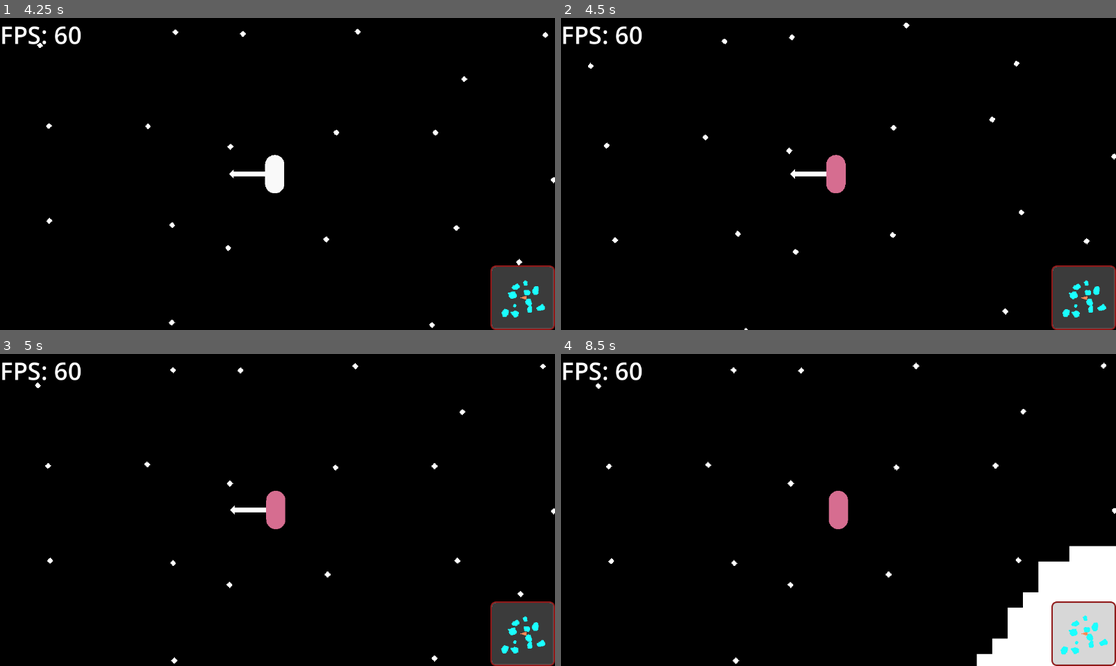
Above: before the commit, frames 1-4 (two rows, left to right).
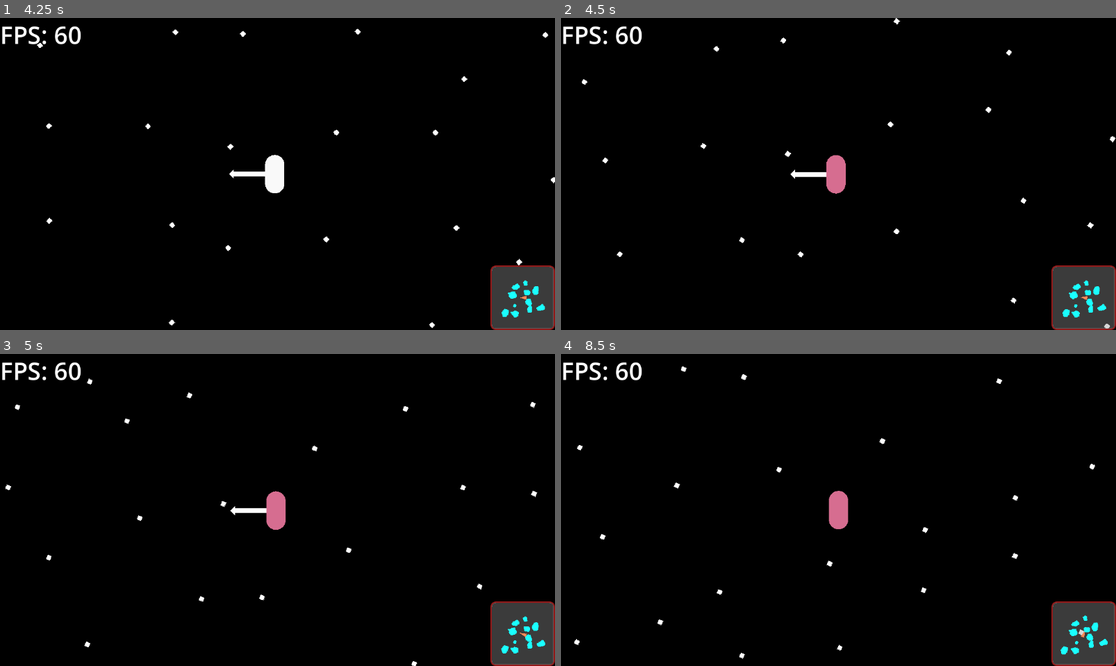
Above: after the commit, the same moments.

Repository: coolspacegame/game
Game: Godot game, scene res://node_2d.tscn
The game is run twice, just before and just after one commit, with the same random seed, the same clock (stepped at 60 frames per second) and the same inputs.
Inputs (mouse positions are in pixels of both pictures, inside the frame that each line leads up to):
- Up to frame 1 (4.25 s): tap Enter at 0.5 s; move the mouse to (399, 158) at 0.52 s; hold D (skelly_input_action_right) 0.53-1.28 s; click (399, 158) at 0.6 s; tap Space (skelly_input_action_jump) at 0.77, 1.52, 3.02, 3.77 s; move the mouse to (166, 189) at 1.27 s; hold S (skelly_input_action_backward) 1.28-2.03 s; right-click (166, 189) at 1.35 s; move the mouse to (333, 105) at 2.02 s; hold D (skelly_input_action_right) 2.03-2.78 s; tap E (skelly_input_action_2) at 2.1 s; move the mouse to (249, 236) at 2.77 s; hold W (skelly_input_action_forward) 2.78-3.53 s; tap I (skelly_input_action_3) at 2.85 s; move the mouse to (444, 220) at 3.52 s; hold A (skelly_input_action_left) from 3.53 s (still down); hold X from 3.53 s (still down)
- Up to frame 2 (4.5 s): keep holding A (skelly_input_action_left); move the mouse to (672, 127) at 4.27 s; release X at 4.28 s; tap C at 4.35 s
- Up to frame 3 (5 s): keep holding A (skelly_input_action_left); tap Space (skelly_input_action_jump) at 4.52 s
- Up to frame 4 (8.5 s): move the mouse to (866, 510) at 5.02 s; release A (skelly_input_action_left) at 5.03 s; hold S (skelly_input_action_backward) 5.03-5.78 s; click (866, 510) at 5.1 s; move the mouse to (755, 432) at 5.77 s; hold D (skelly_input_action_right) 5.78-6.53 s; right-click (755, 432) at 5.85 s; tap Space (skelly_input_action_jump) at 6.02, 6.77, 7.52 s; move the mouse to (960, 494) at 6.52 s; hold W (skelly_input_action_forward) 6.53-7.28 s; tap E (skelly_input_action_2) at 6.6 s; move the mouse to (727, 525) at 7.27 s; hold D (skelly_input_action_right) 7.28-8.03 s; tap I (skelly_input_action_3) at 7.35 s; move the mouse to (894, 441) at 8.02 s; hold S (skelly_input_action_backward) from 8.03 s (still down); hold X from 8.03 s (still down)

Frame 1 is identical in both runs. In frame 2, 0.6% of the frame differs, in the area x 3-100%, y 0-100%; in frame 3, 0.6%; in frame 4, 6.8%, in the area x 2-100%, y 2-100%.

Commit message:
center of mass updated dynamically, scale gravity force differently

Diff:
--- a/scripts/Asteroid.gd
+++ b/scripts/Asteroid.gd
@@ -10,6 +10,7 @@
 var rigid_body: RigidBody2D
 var _tile_coords: Dictionary
 var _tile_size: Vector2
+var center_of_mass: Vector2
 var _dirty = false
 
 
@@ -22,9 +23,14 @@
 
 func _destroy_queued_tiles():
 	if _dirty:
-		update_collider()
-		update_mesh()
+		_refresh()
 		_dirty = false
+
+func _refresh() -> void:
+	_update_center_of_mass()
+	_update_collider()
+	_update_mesh()
+
 
 
 func _init():
@@ -51,12 +57,17 @@
 		CollisionConstants.DEFAULT | CollisionConstants.CHARACTER | CollisionConstants.ASTEROID
 	)
 
-
-func sort_tiles_by_angle(a: Vector2i, b: Vector2i) -> bool:
-	return atan2(a.y, a.x) < atan2(b.y, b.x)
-
-
-func update_collider() -> void:
+	_refresh()
+
+func _update_center_of_mass() -> void:
+	var center_tile := Vector2i.ZERO
+	for tile in _tile_coords:
+		center_tile += tile
+
+	center_of_mass = Vector2(center_tile) / _tile_coords.size() * _tile_size
+
+
+func _update_collider() -> void:
 	# clear all collider children
 	for child_node in rigid_body.get_children():
 		rigid_body.remove_child(child_node)
@@ -166,7 +177,7 @@
 	rigid_body.add_child(collision_polygon)
 
 
-func update_mesh() -> void:
+func _update_mesh() -> void:
 	var st := SurfaceTool.new()
 	st.begin(Mesh.PRIMITIVE_TRIANGLES)
 
--- a/scripts/TheCharacter.gd
+++ b/scripts/TheCharacter.gd
@@ -2,6 +2,7 @@
 class_name TheCharacter
 
 const CollisionConstants = preload("res://scripts/CollisionConstants.gd")
+const TheEnvironment = preload("res://scripts/TheEnvironment.gd")
 
 ## This signal is emitted when the internal physics body (RigidBody2D) changes its transform.
 ## Primarily position and rotation are used, though scale could also be used.
@@ -27,7 +28,7 @@
 var _time_since_last_mined = 0.0
 
 ## Scale of the gravititational force from asteroids on the character
-const GRAVITATIONAL_CONSTANT := 200.0
+const GRAVITATIONAL_CONSTANT := 2.0
 const AUTOMATIC_ROTATION_TORQUE_SPRING_CONSTANT = 5000000.0
 const AUTOMATIC_ROTATION_TORQUE_DAMPING_CONSTANT = 800000.0
 const REQUESTED_MOVEMENT_FORCE_SCALE = 20000.0
@@ -93,13 +94,18 @@
 	var character_body := $PhysicsBody as RigidBody2D
 	var character_mass := character_body.mass
 
+	const MAX_ASTEROID_RADIUS = TheEnvironment.MAX_ASTEROID_RADIUS
+
 	for asteroid: Asteroid in _nearby_asteroids.values():
 		var asteroid_body := asteroid.rigid_body as RigidBody2D
 		var asteroid_mass := asteroid_body.mass
-		var relative_position := asteroid_body.global_position - character_body.global_position
+		var relative_position := asteroid_body.global_position + asteroid.center_of_mass - character_body.global_position
 		var radius := relative_position.length()
 		var gravity_force_magnitude := (
-			GRAVITATIONAL_CONSTANT * asteroid_mass * character_mass / (radius * radius)
+
+			# this is an approximation of what the gravitational pull should be, if we assume a circular evenly-distributed asteroid
+			# This is not an 'accurate' value, but should be good enough. It takes the force as if the character were distance
+			GRAVITATIONAL_CONSTANT * asteroid_mass * character_mass * radius / (MAX_ASTEROID_RADIUS * MAX_ASTEROID_RADIUS)
 		)
 		var gravity_force_direction := relative_position.normalized()
 		var gravity_force := gravity_force_magnitude * gravity_force_direction
@@ -210,7 +216,11 @@
 		var torque_damping_component = (
 			AUTOMATIC_ROTATION_TORQUE_DAMPING_CONSTANT * character_body.angular_velocity
 		)
-		var automatic_rotation_torque = -torque_spring_component - torque_damping_component
+
+		var gravity_scale_component = strongest_gravity_force.length() * 0.00001
+
+
+		var automatic_rotation_torque = -(torque_spring_component + torque_damping_component) * gravity_scale_component
 		character_body.apply_torque(automatic_rotation_torque)
 
 	character_body.apply_central_force(strongest_gravity_force)
--- a/scripts/TheEnvironment.gd
+++ b/scripts/TheEnvironment.gd
@@ -221,7 +221,9 @@
 				if Geometry2D.is_point_in_polygon(Vector2(i, j), border_polygon):
 					asteroid_tiles[Vector2i(i, j)] = true
 
-		# find the center of mass, this will be used as the origin for the asteroid mesh/colliders
+		# find the center of mass, this will be used as the origin for the asteroid mesh/colliders to start with
+		# Note: this 'origin' of the asteroid does not currently change as the asteroid changes,
+		# and the asteroid keeps track of its own center of mass
 		var center_of_mass = Vector2.ZERO
 		for asteroid_tile in asteroid_tiles.keys():
 			center_of_mass += Vector2(asteroid_tile) * TILE_SIZE / asteroid_tiles.size()
@@ -236,8 +238,6 @@
 		var asteroid = Asteroid.new()
 
 		asteroid.initialize(centered_asteroid_tiles, TILE_SIZE * Vector2.ONE)
-		asteroid.update_mesh()
-		asteroid.update_collider()
 
 		asteroid.mesh_node.texture = _asteroid_texture
 		asteroid_mesh_created.emit(asteroid.mesh_node.mesh)
